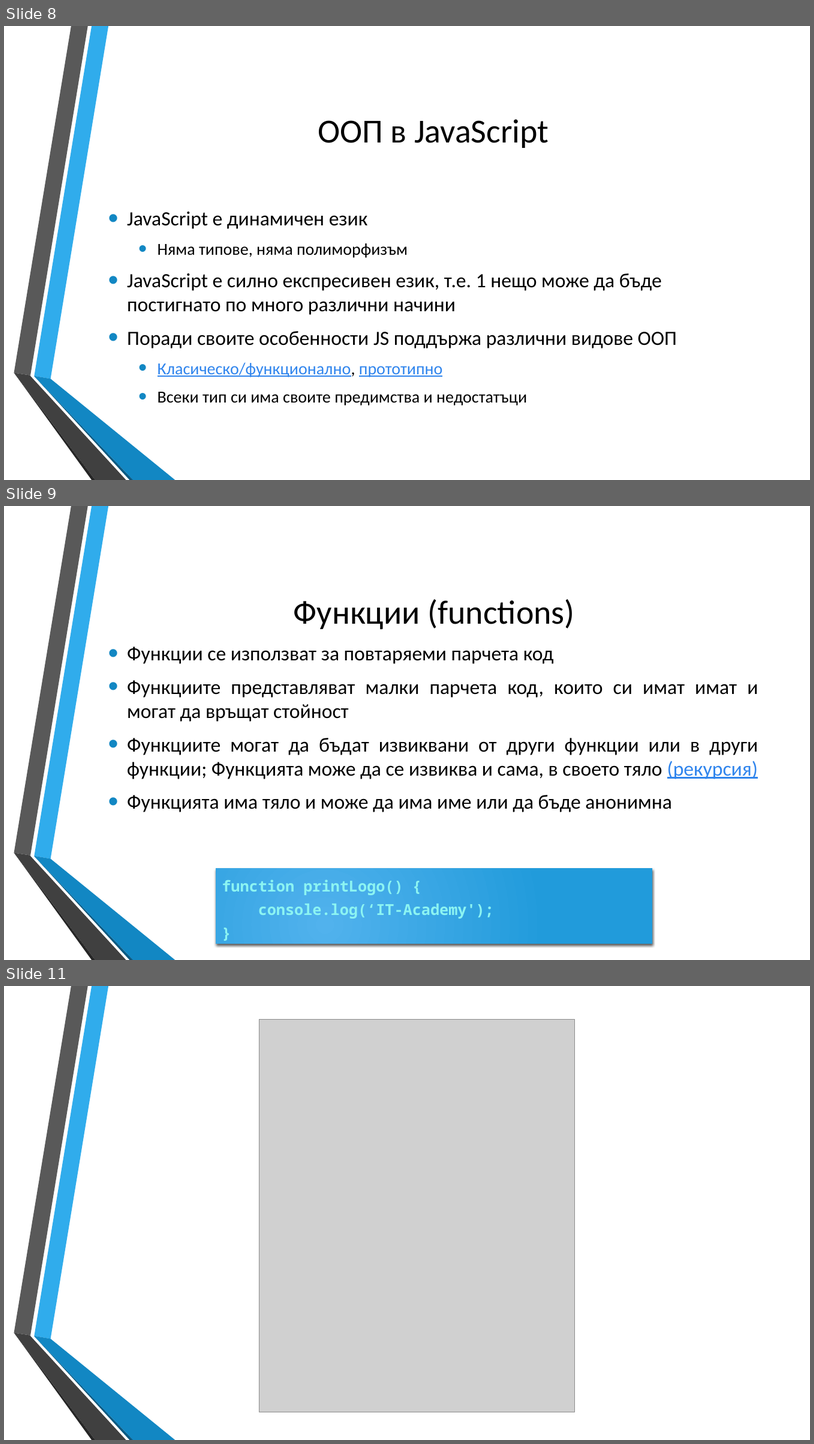
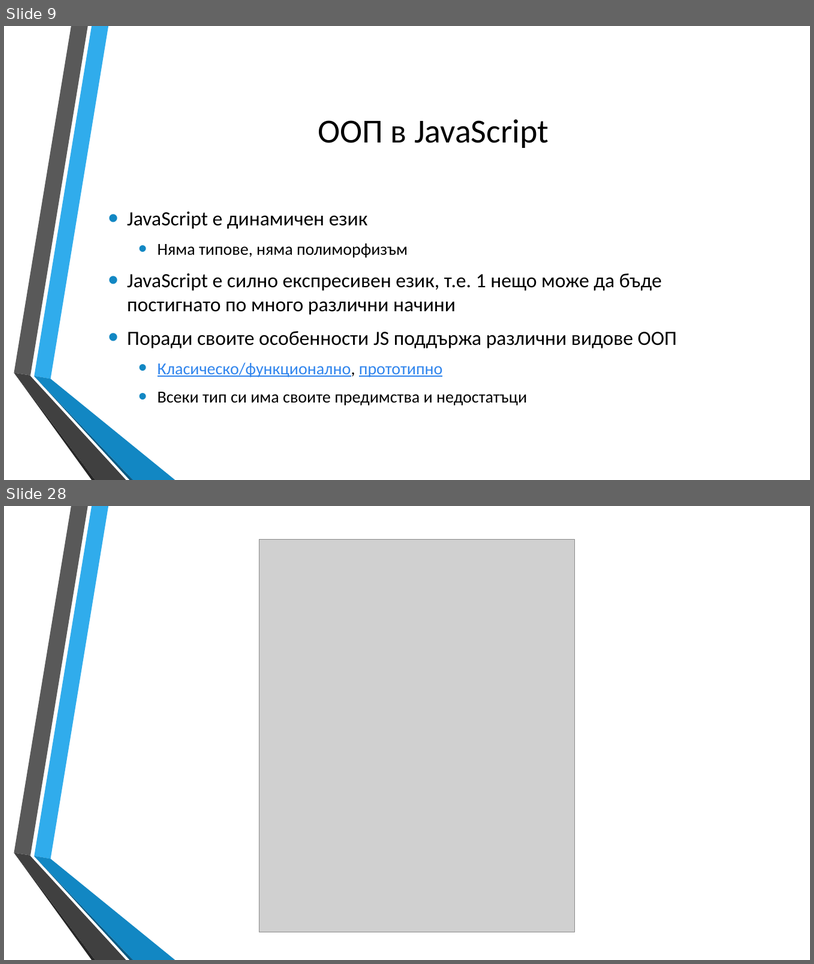
Before and after one commit to dnmitev/IT-Academy, a slide deck: JS Fundamentals/8.OOP/JS-OOP.pptx. Shown one above the other, each under a label of ours: slides 8, 9 and 11 before the commit, slides 9 and 28 after it; the slides between them are not shown. The pictures are 814x1444 and 814x964 pixels, drawn with LibreOffice and Linux fonts; fonts in the diff are those of the drawing; grey boxes stand for pictures; background and template pictures are left out. Boxes give left, top, right and bottom in pixels: in the first picture for what was removed or moved away, otherwise in the second. Text is boxed around its words. In the diff, an @@ line names an element or a change of style, - is before the commit and + after.

```diff
--- a/JS Fundamentals/8.OOP/JS-OOP.pptx
+++ b/JS Fundamentals/8.OOP/JS-OOP.pptx
@@ slide 9 removed at (4, 506, 810, 960), background picture (left out); not listed: 6 template elements that a slide beside it also shows @@
@@ title removed at (294, 599, 575, 630) @@
-Функции (functions)
@@ text removed at (127, 646, 758, 812) @@
-• Функции се използват за повтаряеми парчета код
-• Функциите представляват малки парчета код, които си имат имат и могат да връщат стойност
-• Функциите могат да бъдат извиквани от други функции или в други функции; Функцията може да се извиква и сама, в своето тяло (рекурсия)
-• Функцията има тяло и може да има име или да бъде анонимна
@@ rectangle removed at (216, 868, 653, 943) @@
-function printLogo() {
-console.log(‘IT-Academy');
-}
@@ what was slide 8 is now slide 9 @@
@@ what was slide 11 is now slide 28 @@
```
Also in this commit, not shown: 1 slide changed, 19 slides added, 1 other slide removed, 7 other files.
